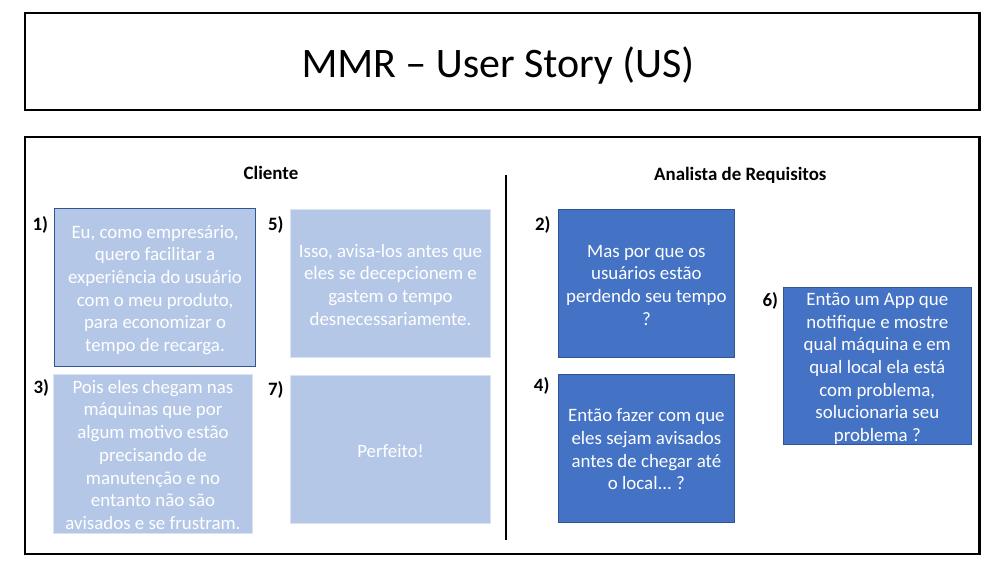
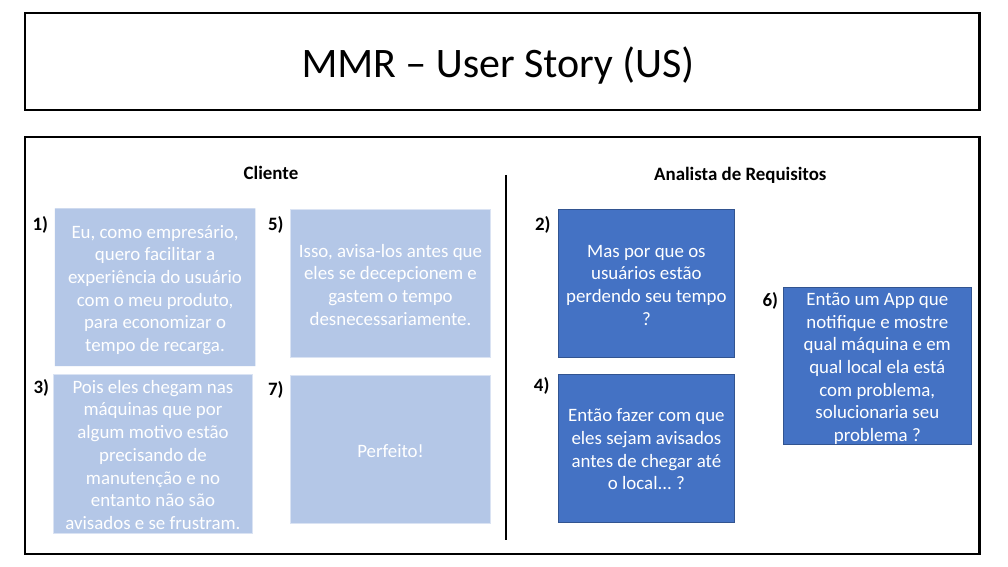
Before and after one commit to BandTec/grupo-06-adsa-20201, a slide deck: slide 4 of docs/Lean UX, Macro-Micro, User Story MachineTech.pptx. Drawn at 1008x567 pixels with LibreOffice and Linux fonts; fonts in the diff are those of the drawing. Boxes give left, top, right and bottom in pixels: in the first picture for what was removed or moved away, otherwise in the second. Text is boxed around its words. In the diff, an @@ line names an element or a change of style, - is before the commit and + after.

```diff
--- a/docs/Lean UX, Macro-Micro, User Story MachineTech.pptx
+++ b/docs/Lean UX, Macro-Micro, User Story MachineTech.pptx
@@ rectangle "Eu, como empresário, quero facilitar ..." at box(55, 209, 256, 367): outline #325491 1 pt to none @@
```
Also in this commit, not shown: 1 other file.
